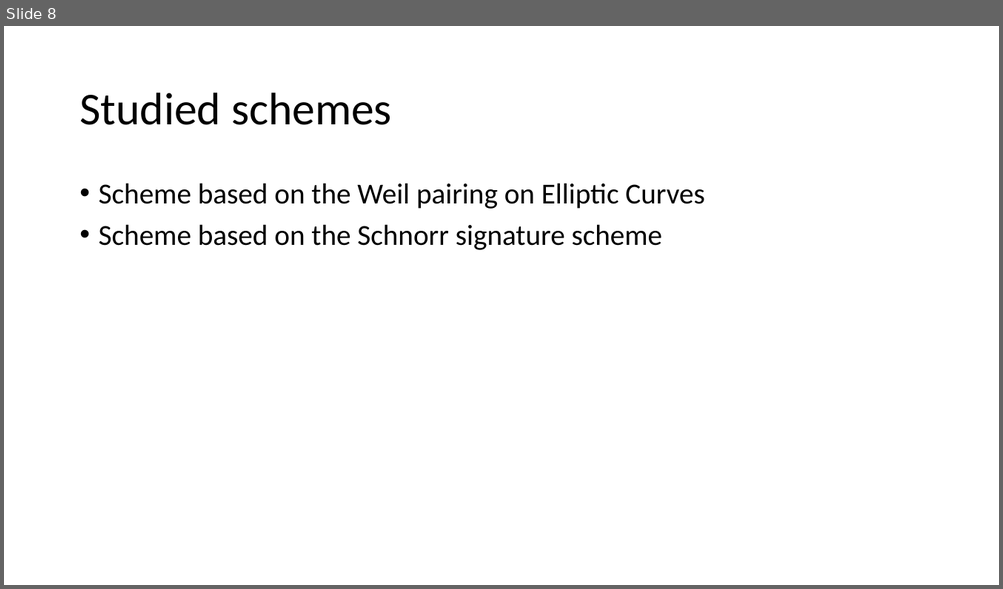
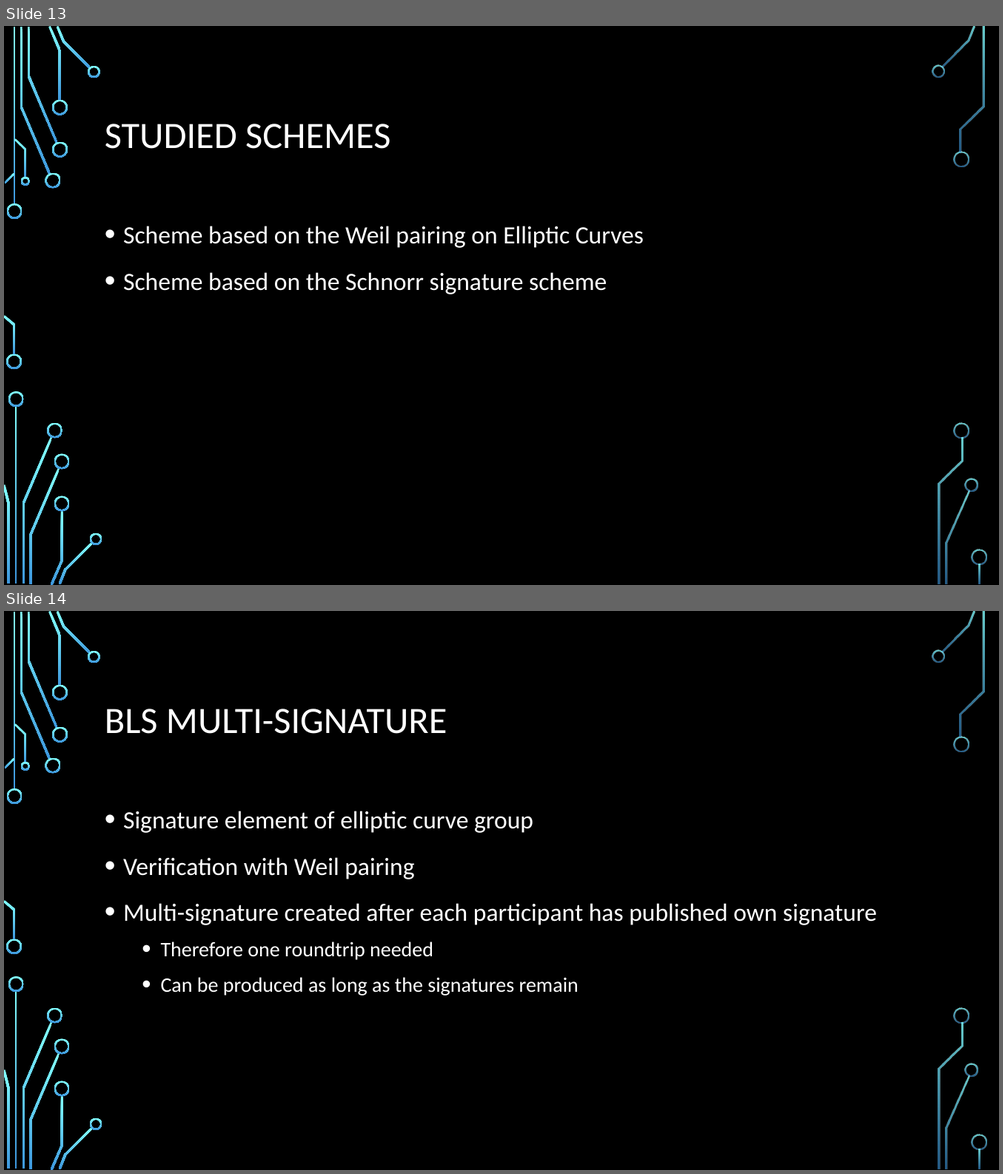
Before and after one commit to PJvGrol/Thesis, a slide deck: Presentation.pptx. Shown one above the other, each under a label of ours: slide 8 before the commit, slides 13 and 14 after it. The pictures are 1003x589 and 1003x1174 pixels, drawn with LibreOffice and Linux fonts; fonts in the diff are those of the drawing; background and template pictures are left out. Boxes give left, top, right and bottom in pixels: in the first picture for what was removed or moved away, otherwise in the second. Text is boxed around its words. In the diff, an @@ line names an element or a change of style, - is before the commit and + after.

```diff
--- a/Presentation.pptx
+++ b/Presentation.pptx
@@ slide 14 added at (4, 611, 999, 1170), background picture (left out); not listed: 36 template elements that a slide beside it also shows @@
@@ title added at (105, 709, 447, 734), 36 pt, text #FFFFFF @@
+BLS MULTI-SIGNATURE
@@ text added at (123, 811, 876, 996), 24 pt, text #FFFFFF @@
+• Signature element of elliptic curve group
+• Verification with Weil pairing
+• Multi-signature created after each participant has published own signature
+  • Therefore one roundtrip needed
+  • Can be produced as long as the signatures remain
@@ what was slide 8 is now slide 13 @@
@@ slide 13 changed as well @@
@@ background #FFFFFF to picture (left out) @@
@@ title at (105, 124, 390, 149): text changed; size 44 to 36 pt; text colour #000000 to #FFFFFF @@
-Studied schemes
+STUDIED SCHEMES
@@ text "Scheme based on the Weil ...": place and size @@
-text "Scheme based on the Weil ..." at (99, 183, 705, 250)
+text "Scheme based on the Weil ..." at (123, 226, 643, 295)
@@ text "Scheme based on the Weil ..." at (123, 226, 643, 295): size 28 to 24 pt, text colour #000000 to #FFFFFF; line spacing 0.9 to 1.2 @@
@@ group added at (4, 26, 987, 585): 33 freeform shapes, 3 rectangles @@
```
Also in this commit, not shown: 11 other slides changed, 7 other slides added, 6 slides removed, 18 other files.
